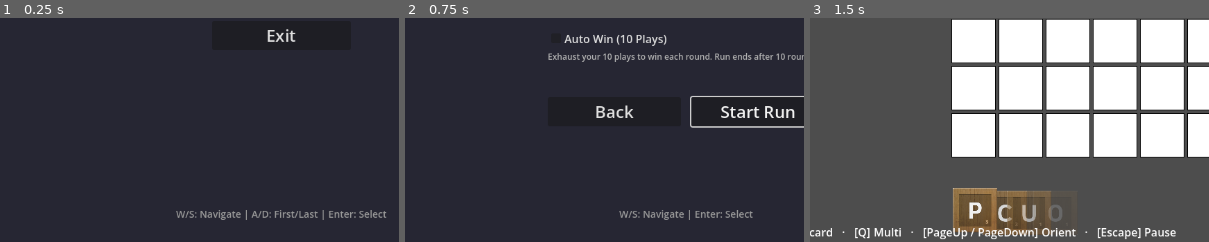
Above: before the commit, frames 1-3 (left to right).
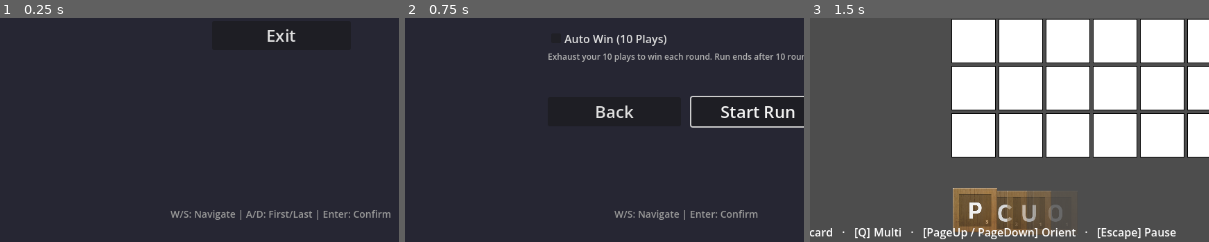
Above: after the commit, the same moments.

Repository: rcmilan/godot-scrabblerabble
Game: Godot game, scene res://scenes/title_screen/title_screen.tscn
The game is run twice, just before and just after one commit, with the same random seed, the same clock (stepped at 60 frames per second) and the same inputs.
Inputs:
- Up to frame 1 (0.25 s): no input
- Up to frame 2 (0.75 s): click "New Game" at 0.5 s
- Up to frame 3 (1.5 s): click "Start Run" at 1.25 s
The pictures show only the part of the screen within x 15-65%, y 50-100%; the shares and areas given below are measured in that part.

The runs differ from the first frame. In frame 1, 1.0% of the frame differs, in the area x 42-98%, y 85-91%; in frame 2, 0.7%; in frame 3, nothing differs.

Commit message:
fix: accept only Enter for button confirmation, remove spacebar
Override Godot's default ui_accept input action (which maps to both Enter + Space)
with explicit Enter-only mapping in project.godot. This ensures buttons respond
only to Enter, not Space.

CHANGES:
- Add explicit ui_accept action to project.godot with only KEY_RETURN (Enter)
- Update control hint labels: 'Select' → 'Confirm' and remove Space reference
- Update MenuController comment to reflect Enter-only behavior
- Run Setup and Menu views now accept only Enter for button confirmation

RATIONALE: Control hint promised 'Enter: Select' but spacebar was also activating
buttons due to Godot's default input mapping. Now behavior matches the on-screen
instructions exactly.

Co-Authored-By: Claude Haiku 4.5 <noreply@anthropic.com>

Diff:
--- a/project.godot
+++ b/project.godot
@@ -35,6 +35,11 @@
 
 [input]
 
+ui_accept={
+"deadzone": 0.5,
+"events": [Object(InputEventKey,"resource_local_to_scene":false,"resource_name":"","device":-1,"window_id":0,"alt_pressed":false,"shift_pressed":false,"ctrl_pressed":false,"meta_pressed":false,"pressed":false,"keycode":4194309,"physical_keycode":0,"key_label":0,"unicode":0,"location":0,"echo":false,"script":null)
+]
+}
 toggle_multi_select={
 "deadzone": 0.5,
 "events": [Object(InputEventKey,"resource_local_to_scene":false,"resource_name":"","device":-1,"window_id":0,"alt_press …(190 unchanged characters)…
--- a/scenes/title_screen/run_setup_popup.tscn
+++ b/scenes/title_screen/run_setup_popup.tscn
@@ -104,5 +104,5 @@
 grow_vertical = 0
 theme_override_colors/font_color = Color(0.6, 0.6, 0.6, 1)
 theme_override_font_sizes/font_size = 14
-text = "W/S: Navigate | Enter: Select"
+text = "W/S: Navigate | Enter: Confirm"
 horizontal_alignment = 1
--- a/scenes/title_screen/title_screen.tscn
+++ b/scenes/title_screen/title_screen.tscn
@@ -103,7 +103,7 @@
 grow_vertical = 0
 theme_override_colors/font_color = Color(0.6, 0.6, 0.6, 1)
 theme_override_font_sizes/font_size = 14
-text = "W/S: Navigate | A/D: First/Last | Enter: Select"
+text = "W/S: Navigate | A/D: First/Last | Enter: Confirm"
 horizontal_alignment = 1
 
 [node name="RunSetupView" parent="." instance=ExtResource("3_run_setup")]
--- a/scripts/controllers/menu_controller.gd
+++ b/scripts/controllers/menu_controller.gd
@@ -88,7 +88,7 @@
 		_focus_item(_menu_items.size() - 1)
 		get_viewport().set_input_as_handled()
 
-	# Enter or Space - Activate selected item
+	# Enter - Activate selected item
 	elif event.is_action_pressed("ui_accept"):
 		_activate_current_item()
 		get_viewport().set_input_as_handled()
